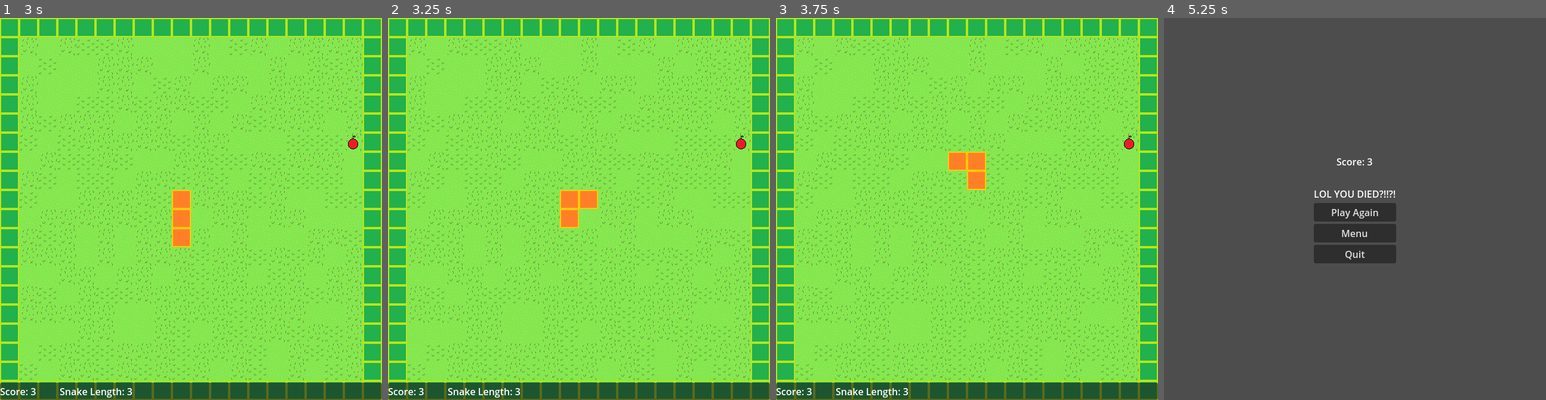
Above: before the commit, frames 1-4 (left to right).
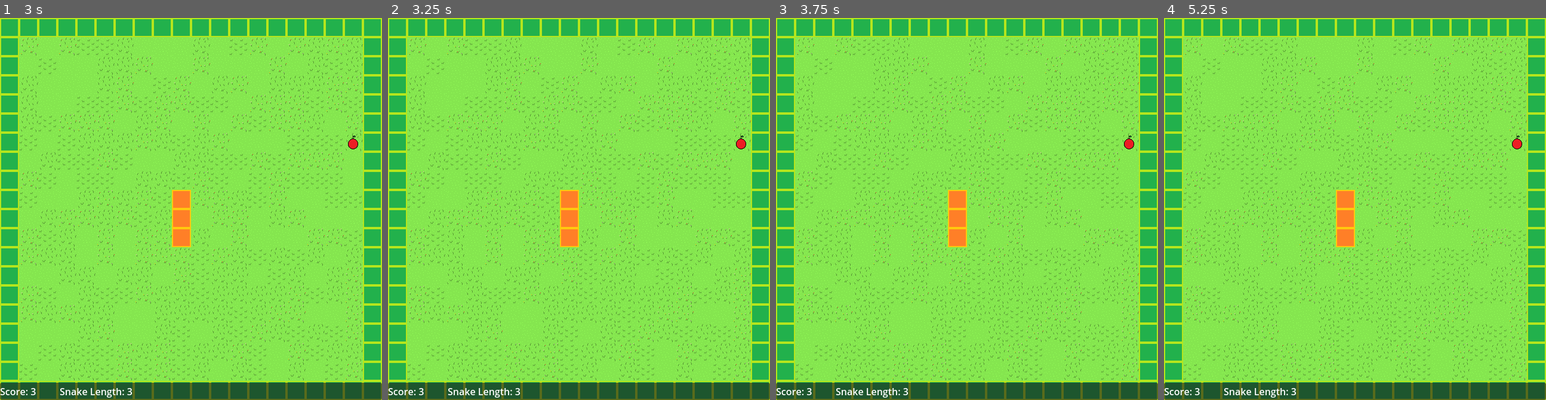
Above: after the commit, the same moments.

Repository: sethbabauta/snake-run
Game: Godot game, scene res://Scenes/adventure.tscn
The game is run twice, just before and just after one commit, with the same random seed, the same clock (stepped at 60 frames per second) and the same inputs. This scene is started directly instead of the project's main scene.
Inputs:
- Up to frame 1 (3 s): tap Enter at 0.5, 2 s; hold D (turn_right) 0.53-1.28 s; hold Shift (drop_item) 0.53-1.28 s; tap Space (use_item) at 1.25, 1.35, 2.75, 2.85 s; hold S (turn_down) 1.28-2.03 s; hold D (turn_right) 2.03-2.78 s; hold Shift (drop_item) 2.03-2.78 s; hold W (turn_up) from 2.78 s (still down)
- Up to frame 2 (3.25 s): keep holding W (turn_up)
- Up to frame 3 (3.75 s): release W (turn_up) at 3.53 s; hold A (turn_left) from 3.53 s (still down); hold Shift (drop_item) from 3.53 s (still down)
- Up to frame 4 (5.25 s): release Shift (drop_item) at 4.28 s; tap Space (use_item) at 4.35 s; release A (turn_left) at 5.03 s; hold S (turn_down) from 5.03 s (still down); hold Shift (drop_item) from 5.03 s (still down)

Frame 1 is identical in both runs. In frame 2, 0.5% of the frame differs, in the area x 45-55%, y 45-60%; in frame 3, 1.5%; in frame 4, 100%, in the area x 0-100%, y 0-100%.

Commit message:
make main a scene w/ timers

Diff:
--- a/Scenes/adventure.tscn
+++ b/Scenes/adventure.tscn
@@ -1,29 +1,24 @@
-[gd_scene load_steps=7 format=3 uid="uid://bp7t0beqye1cy"]
+[gd_scene load_steps=6 format=3 uid="uid://bp7t0beqye1cy"]
 
 [ext_resource type="Script" path="res://Scripts/adventure.gd" id="1_h5vo3"]
-[ext_resource type="PackedScene" uid="uid://dc70xjui22ivx" path="res://Scenes/move_timer.tscn" id="2_1lgb7"]
 [ext_resource type="PackedScene" uid="uid://blk3nwgjh1k6k" path="res://Scenes/adventure_death_screen.tscn" id="2_2vmci"]
-[ext_resource type="Script" path="res://Scripts/main.gd" id="2_qgmaq"]
 [ext_resource type="PackedScene" uid="uid://wlhnyhesiauy" path="res://Scenes/follow_camera.tscn" id="4_1uxk5"]
 [ext_resource type="PackedScene" uid="uid://2esaq6uvofnq" path="res://Scenes/game_ui.tscn" id="4_gegtj"]
+[ext_resource type="PackedScene" uid="uid://c5alligti4vyt" path="res://Scenes/main.tscn" id="4_uci18"]
 
 [node name="Adventure" type="Node"]
 script = ExtResource("1_h5vo3")
 adventure_death_screen = ExtResource("2_2vmci")
 
-[node name="Main" type="Node" parent="." node_paths=PackedStringArray("follow_camera", "gamemode_node")]
+[node name="GameUI" parent="." node_paths=PackedStringArray("main_node") instance=ExtResource("4_gegtj")]
+main_node = NodePath("../Main")
+
+[node name="Main" parent="." node_paths=PackedStringArray("follow_camera", "gamemode_node") instance=ExtResource("4_uci18")]
 unique_name_in_owner = true
-script = ExtResource("2_qgmaq")
-follow_camera = NodePath("../Camera2D2")
+follow_camera = NodePath("../FollowCamera")
 gamemode_node = NodePath("..")
 
-[node name="MoveTimer" parent="." instance=ExtResource("2_1lgb7")]
+[node name="FollowCamera" parent="." node_paths=PackedStringArray("main_node", "gamemode_node") instance=ExtResource("4_1uxk5")]
 unique_name_in_owner = true
-autostart = false
-
-[node name="Camera2D2" parent="." node_paths=PackedStringArray("main_node", "gamemode_node") instance=ExtResource("4_1uxk5")]
 main_node = NodePath("../Main")
 gamemode_node = NodePath("..")
-
-[node name="GameUI" parent="." node_paths=PackedStringArray("main_node") instance=ExtResource("4_gegtj")]
-main_node = NodePath("../Main")
--- a/Scenes/follow_camera.tscn
+++ b/Scenes/follow_camera.tscn
@@ -3,7 +3,7 @@
 [ext_resource type="Script" path="res://Scripts/adventure_camera.gd" id="1_43pfi"]
 [ext_resource type="PackedScene" uid="uid://cldb30o8i8473" path="res://Scenes/collision_query.tscn" id="2_3jvgn"]
 
-[node name="Camera2D" type="Camera2D"]
+[node name="FollowCamera" type="Camera2D"]
 position = Vector2(320, 320)
 script = ExtResource("1_43pfi")
 
--- /dev/null
+++ b/Scenes/main.tscn
@@ -0,0 +1,15 @@
+[gd_scene load_steps=3 format=3 uid="uid://c5alligti4vyt"]
+
+[ext_resource type="Script" path="res://Scripts/main.gd" id="1_4bfl7"]
+[ext_resource type="Script" path="res://Scripts/move_timer.gd" id="2_qbs8a"]
+
+[node name="Main" type="Node"]
+script = ExtResource("1_4bfl7")
+
+[node name="MoveTimer" type="Timer" parent="."]
+unique_name_in_owner = true
+script = ExtResource("2_qbs8a")
+
+[node name="Powerup1Timer" type="Timer" parent="."]
+unique_name_in_owner = true
+one_shot = true
--- a/Scenes/snakeo.tscn
+++ b/Scenes/snakeo.tscn
@@ -1,36 +1,26 @@
-[gd_scene load_steps=7 format=3 uid="uid://cu6he2syq2bse"]
+[gd_scene load_steps=6 format=3 uid="uid://cu6he2syq2bse"]
 
 [ext_resource type="Script" path="res://Scripts/snakeo.gd" id="1_by8yj"]
 [ext_resource type="PackedScene" uid="uid://bvb4k8h5376d2" path="res://Scenes/snakeo_death_screen.tscn" id="2_54pgv"]
-[ext_resource type="Script" path="res://Scripts/main.gd" id="2_kvh2w"]
-[ext_resource type="PackedScene" uid="uid://dc70xjui22ivx" path="res://Scenes/move_timer.tscn" id="3_sdot4"]
-[ext_resource type="PackedScene" uid="uid://cldb30o8i8473" path="res://Scenes/collision_query.tscn" id="4_u1v70"]
+[ext_resource type="PackedScene" uid="uid://c5alligti4vyt" path="res://Scenes/main.tscn" id="4_csxen"]
+[ext_resource type="Script" path="res://Scripts/adventure_camera.gd" id="5_dr8pm"]
 [ext_resource type="PackedScene" uid="uid://2esaq6uvofnq" path="res://Scenes/game_ui.tscn" id="5_m1c66"]
 
 [node name="Snakeo" type="Node"]
 script = ExtResource("1_by8yj")
 snakeo_death_screen = ExtResource("2_54pgv")
 
-[node name="Main" type="Node" parent="." node_paths=PackedStringArray("follow_camera", "gamemode_node")]
+[node name="GameUI" parent="." node_paths=PackedStringArray("main_node") instance=ExtResource("5_m1c66")]
 unique_name_in_owner = true
-script = ExtResource("2_kvh2w")
-follow_camera = NodePath("../Camera2D")
+main_node = NodePath("../Main")
+
+[node name="Main" parent="." node_paths=PackedStringArray("follow_camera", "gamemode_node") instance=ExtResource("4_csxen")]
+unique_name_in_owner = true
+follow_camera = NodePath("../FollowCamera")
 gamemode_node = NodePath("..")
 
-[node name="MoveTimer" parent="." instance=ExtResource("3_sdot4")]
+[node name="FollowCamera" type="Camera2D" parent="." node_paths=PackedStringArray("main_node", "gamemode_node")]
 unique_name_in_owner = true
-autostart = false
-
-[node name="Camera2D" type="Camera2D" parent="."]
-position = Vector2(320, 320)
-
-[node name="CollisionQuery" parent="Camera2D" instance=ExtResource("4_u1v70")]
-
-[node name="GameUI" parent="." node_paths=PackedStringArray("main_node", "powerup_1_timer") instance=ExtResource("5_m1c66")]
-unique_name_in_owner = true
+script = ExtResource("5_dr8pm")
 main_node = NodePath("../Main")
-powerup_1_timer = NodePath("../Powerup1Timer")
-
-[node name="Powerup1Timer" type="Timer" parent="."]
-unique_name_in_owner = true
-one_shot = true
+gamemode_node = NodePath("..")
--- a/Scripts/adventure.gd
+++ b/Scripts/adventure.gd
@@ -1,10 +1,10 @@
 class_name Adventure extends Node
 
 const START_LENGTH = 3
+
 @export var adventure_death_screen: PackedScene
 
 @onready var main_node: Main = %Main
-@onready var move_timer: MoveTimer = %MoveTimer
 
 # TODO: Clean this up
 var level_start_points = {
@@ -48,9 +48,6 @@
 	self.main_node.spawn_and_place_object("Apple")
 	await get_tree().create_timer(1).timeout
 
-	self.move_timer = get_node("MoveTimer")
-	self.move_timer.start()
-
 	EventBus.game_started.emit("Dungeon")
 
 
@@ -92,9 +89,9 @@
 # TODO: Clean this up
 func _on_level_changed(level_name: String) -> void:
 	self.current_level = level_name
-	self.move_timer.stop()
+	main_node.move_timer.stop()
 	await get_tree().create_timer(1).timeout
-	self.move_timer.start()
+	main_node.move_timer.start()
 
 	if self.current_level == "Room00.tscn":
 		await get_tree().create_timer(2).timeout
--- a/Scripts/adventure_camera.gd
+++ b/Scripts/adventure_camera.gd
@@ -1,4 +1,4 @@
-extends Camera2D
+class_name FollowCamera extends Camera2D
 
 @export var main_node: Main
 @export var gamemode_node: Node
--- a/Scripts/components.gd
+++ b/Scripts/components.gd
@@ -112,7 +112,7 @@
 		return event
 
 	func _temporarily_flip_apples() -> void:
-		game_object.main_node.flip_apples_temporary(flip_seconds)
+		EventBus.powerup_1_activated.emit(flip_seconds)
 
 
 class Crown:
--- a/Scripts/game_ui.gd
+++ b/Scripts/game_ui.gd
@@ -1,9 +1,9 @@
 class_name GameUI extends Control
 
+const POWERUP_1_TEXT: String = "Powerup: "
+
 @export var main_node: Main
-@export var powerup_1_timer: Timer
 
-var powerup_1_text: String = "Powerup: "
 var is_settings_active: bool = false
 
 @onready var pause_dialog: PauseDialog = %PauseDialog
@@ -22,13 +22,12 @@
 	score_label.text = "Score: %d" % ScoreKeeper.score
 
 
-func _physics_process(_delta: float) -> void:
-	if powerup_1_timer:
-		var time_left = str(ceil(powerup_1_timer.get_time_left()))
-		if powerup_1_timer.is_stopped():
-			powerup_1_label.text = powerup_1_text + "OFF"
-		else:
-			powerup_1_label.text = powerup_1_text + time_left
+func _process(_delta: float) -> void:
+	if main_node.powerup_1_timer.is_stopped():
+		powerup_1_label.text = POWERUP_1_TEXT + "OFF"
+	else:
+		var time_left = str(ceil(main_node.powerup_1_timer.get_time_left()))
+		powerup_1_label.text = POWERUP_1_TEXT + time_left
 
 
 func _on_game_paused(is_paused: bool) -> void:
--- a/Scripts/main.gd
+++ b/Scripts/main.gd
@@ -1,6 +1,4 @@
 class_name Main extends Node
-
-@onready var move_timer: MoveTimer = %MoveTimer
 
 @export var follow_camera: Camera2D
 @export var gamemode_node: Node
@@ -11,6 +9,8 @@
 var query_area: Area2D
 var background_tile: PackedScene = load(Settings.GRASS_BACKGROUND_SCENE_PATH)
 
+@onready var move_timer: MoveTimer = %MoveTimer
+@onready var powerup_1_timer: Timer = %Powerup1Timer
 
 func _init() -> void:
 	self.game_object_factory = GameEngine.GameObjectFactory.new()
@@ -23,6 +23,7 @@
 	move_timer.speed_3.connect(_on_move_timer_speed_3)
 	move_timer.speed_4.connect(_on_move_timer_speed_4)
 	move_timer.speed_5.connect(_on_move_timer_speed_5)
+	EventBus.game_started.connect(_on_game_start)
 
 	self.query_area = follow_camera.get_node("CollisionQuery")
 	ScoreKeeper.set_score(gamemode_node.START_LENGTH)
@@ -175,10 +176,6 @@
 
 	for slightly_poisonous_apple in slightly_poisonous_apples:
 		delete_and_replace(slightly_poisonous_apple, "Apple")
-
-
-func flip_apples_temporary(flip_seconds: int) -> void:
-	EventBus.powerup_1_activated.emit(flip_seconds)
 
 
 func get_closest_player_controlled(
@@ -490,6 +487,10 @@
 	self.game_object_factory.notify_subscribers(new_event, "player_controlled")
 
 
+func _on_game_start(gamemode_name: String) -> void:
+	move_timer.start()
+
+
 func _on_move_timer_speed_1() -> void:
 	var new_event := GameEngine.Event.new("MoveForward")
 	self.game_object_factory.notify_subscribers(new_event, "movable1")
--- a/Scripts/snakeo.gd
+++ b/Scripts/snakeo.gd
@@ -11,8 +11,6 @@
 
 @onready var game_ui: GameUI = %GameUI
 @onready var main_node: Main = %Main
-@onready var move_timer: MoveTimer = %MoveTimer
-@onready var powerup_1_timer: Timer = %Powerup1Timer
 
 
 func _ready() -> void:
@@ -37,9 +35,9 @@
 
 	await get_tree().create_timer(1).timeout
 	main_node.spawn_and_place_object("Apple")
+	main_node.spawn_and_place_object("TempAppleFlipper")
 	await get_tree().create_timer(2).timeout
 
-	move_timer.start()
 	EventBus.game_started.emit("Snakeo")
 
 
@@ -58,7 +56,7 @@
 	if item_name == "SlightlyPoisonousApple":
 		pass
 	if item_name == "TempAppleFlipper":
-		pass
+		ScoreKeeper.add_to_score(10)
 
 
 func _on_score_changed(new_score: int) -> void:
@@ -66,12 +64,11 @@
 
 
 func _on_powerup_1_activate(flip_seconds: int) -> void:
-	ScoreKeeper.add_to_score(10)
-	if powerup_1_timer.is_stopped():
+	if main_node.powerup_1_timer.is_stopped():
 		main_node.flip_apples()
 
-	powerup_1_timer.start(flip_seconds)
-	await powerup_1_timer.timeout
+	main_node.powerup_1_timer.start(flip_seconds)
+	await main_node.powerup_1_timer.timeout
 
 	main_node.flip_apples_back()
 
